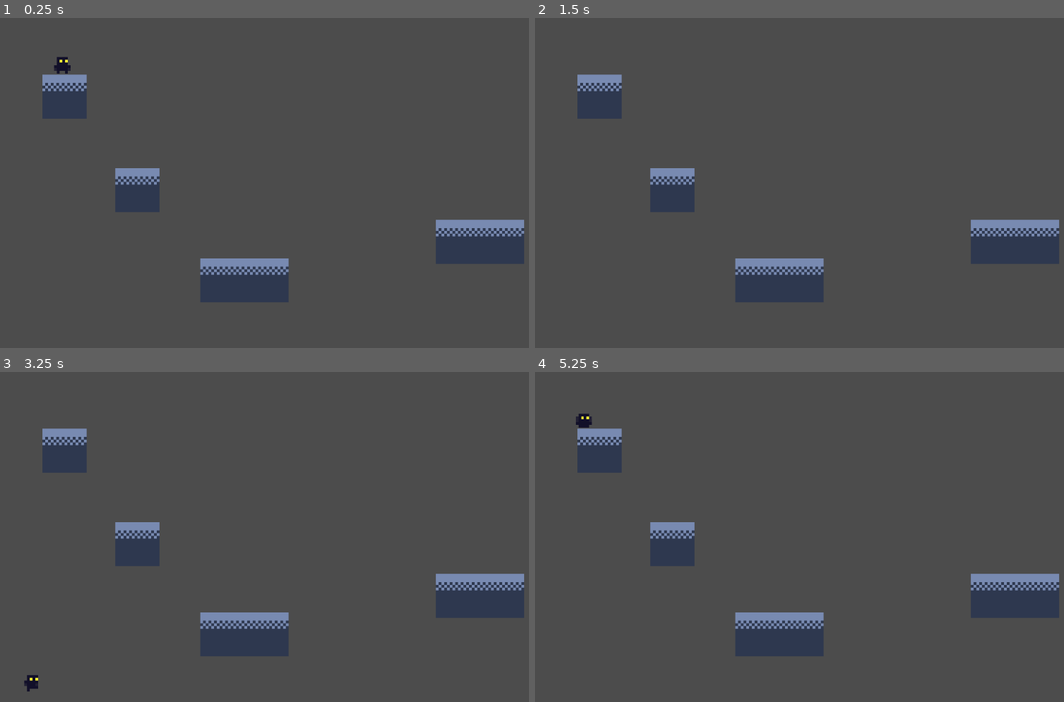
Above: before the commit, frames 1-4 (two rows, left to right).
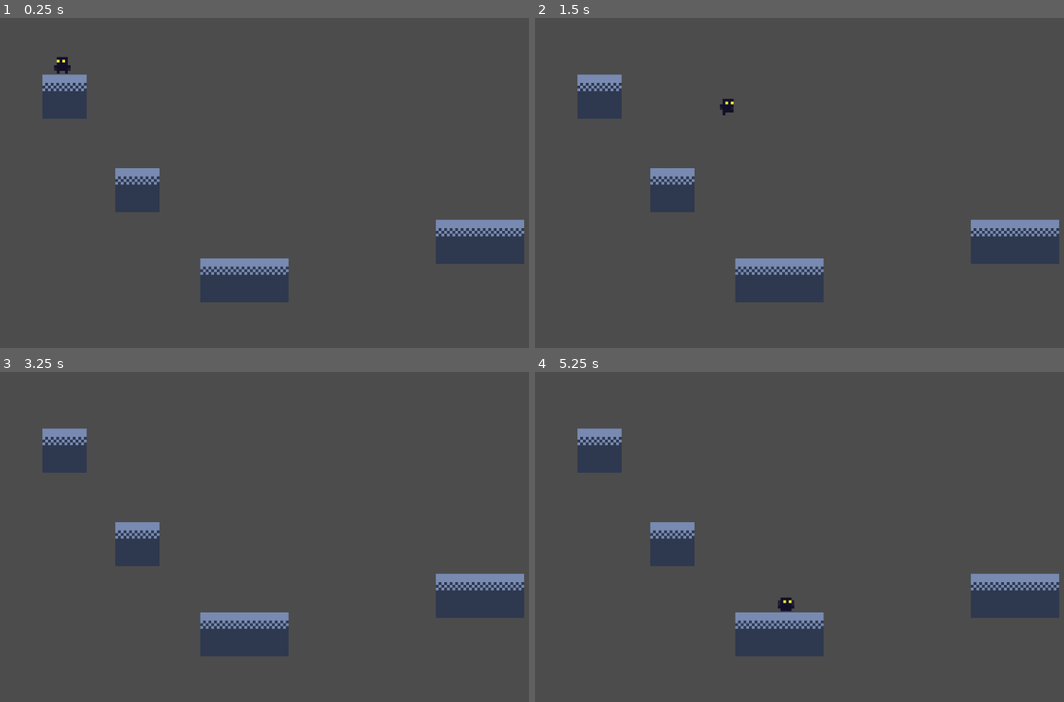
Above: after the commit, the same moments.

Repository: superbadgames/make_me_laugh
Game: Godot game, scene res://Boards/TestLand/TestLand.tscn
Same seed, same stepped clock (60 frames per second), same inputs: the game is played once before the commit and once after it.
Inputs:
- Up to frame 1 (0.25 s): no input
- Up to frame 2 (1.5 s): tap Enter at 0.5 s; hold Shift (p1_jump) 0.53-1.28 s; hold Right (p1_right) from 0.53 s (still down); tap Shift (p1_jump) at 1.35 s
- Up to frame 3 (3.25 s): tap Shift (p1_jump) at 1.52, 1.82, 2.85, 3.02 s; release Right (p1_right) at 2.03 s; hold Left (p1_left) 2.03-2.78 s; hold Shift (p1_jump) 2.03-2.78 s; hold Right (p1_right) from 2.78 s (still down)
- Up to frame 4 (5.25 s): tap Shift (p1_jump) at 3.32, 4.35, 4.52, 4.82 s; hold Shift (p1_jump) 3.53-4.28 s; release Right (p1_right) at 4.28 s; hold Left (p1_left) 4.28-5.03 s; hold Right (p1_right) from 5.03 s (still down); hold Shift (p1_jump) from 5.03 s (still down)

The runs differ from the first frame. In frame 1, less than 0.1% of the frame differs, in the area x 10-13%, y 12-14%; in frame 2, 0.1%; in frame 3, 0.1%; in frame 4, 0.2%, in the area x 7-49%, y 12-73%.

Commit message:
Milestone: A basic version of the player controller is working here. There is only one player still, but there is a test zone that the player can run around. If the player falls off a platform, they are reset back to the platform. This is a solid build.

Diff:
--- a/Boards/TestLand/TestLand.tscn
+++ b/Boards/TestLand/TestLand.tscn
@@ -1,11 +1,8 @@
-[gd_scene load_steps=5 format=2]
+[gd_scene load_steps=4 format=2]
 
 [ext_resource path="res://Components/Environment/Platforms/Neutral/Platform_Neutral_16x16.tscn" type="PackedScene" id=1]
 [ext_resource path="res://Components/Environment/Platforms/Neutral/Platform_Neutral_32x16.tscn" type="PackedScene" id=2]
 [ext_resource path="res://Entities/PlayerCharacters/First/First_Character.tscn" type="PackedScene" id=3]
-
-[sub_resource type="RectangleShape2D" id=1]
-extents = Vector2( 1571.37, 10 )
 
 [node name="TestLand" type="Node"]
 
@@ -30,11 +27,3 @@
 [node name="Platform_Neutral_32x19" parent="Platforms" instance=ExtResource( 2 )]
 position = Vector2( 870.071, 406.77 )
 scale = Vector2( 5, 5 )
-
-[node name="FallBorder" type="Area2D" parent="."]
-
-[node name="CollisionShape2D" type="CollisionShape2D" parent="FallBorder"]
-position = Vector2( 464.386, 660.712 )
-shape = SubResource( 1 )
-
-[connection signal="body_entered" from="FallBorder" to="First_Character" method="_on_FallBorder_body_entered"]
--- a/Components/Environment/Platforms/Neutral/Platform_Neutral_16x16.tscn
+++ b/Components/Environment/Platforms/Neutral/Platform_Neutral_16x16.tscn
@@ -1,6 +1,7 @@
-[gd_scene load_steps=3 format=2]
+[gd_scene load_steps=4 format=2]
 
 [ext_resource path="res://Components/Environment/Platforms/Neutral/platform_neutral.png" type="Texture" id=1]
+[ext_resource path="res://Components/Environment/Platforms/Platform_Utils/RestorePoint.tscn" type="PackedScene" id=2]
 
 [sub_resource type="RectangleShape2D" id=1]
 extents = Vector2( 8.91562, 8.41439 )
@@ -15,3 +16,5 @@
 texture = ExtResource( 1 )
 region_enabled = true
 region_rect = Rect2( 0, 0, 16, 16 )
+
+[node name="RestorePoint" parent="." instance=ExtResource( 2 )]
--- a/Components/Environment/Platforms/Neutral/Platform_Neutral_32x16.tscn
+++ b/Components/Environment/Platforms/Neutral/Platform_Neutral_32x16.tscn
@@ -1,6 +1,7 @@
-[gd_scene load_steps=3 format=2]
+[gd_scene load_steps=4 format=2]
 
 [ext_resource path="res://Components/Environment/Platforms/Neutral/platform_neutral.png" type="Texture" id=1]
+[ext_resource path="res://Components/Environment/Platforms/Platform_Utils/RestorePoint.tscn" type="PackedScene" id=2]
 
 [sub_resource type="RectangleShape2D" id=1]
 extents = Vector2( 16.5667, 8.26795 )
@@ -15,3 +16,5 @@
 texture = ExtResource( 1 )
 region_enabled = true
 region_rect = Rect2( 0, 0, 32, 16 )
+
+[node name="RestorePoint" parent="." instance=ExtResource( 2 )]
--- /dev/null
+++ b/Components/Environment/Platforms/Platform_Utils/PlatformRestorePoint.gd
@@ -0,0 +1,14 @@
+extends Area2D
+
+onready var restore_position : Vector2
+
+func _ready():
+	restore_position = global_position
+	restore_position.y -= 8
+	print("platform restore position is ", restore_position)
+
+
+func _on_Area2D_body_entered(body):
+	if body.has_method("set_restore_position"):
+		print("I am a player!")
+		body.set_restore_position(restore_position)
--- /dev/null
+++ b/Components/Environment/Platforms/Platform_Utils/RestorePoint.tscn
@@ -0,0 +1,15 @@
+[gd_scene load_steps=3 format=2]
+
+[ext_resource path="res://Components/Environment/Platforms/Platform_Utils/PlatformRestorePoint.gd" type="Script" id=1]
+
+[sub_resource type="RectangleShape2D" id=1]
+extents = Vector2( 5.7678, 8.88148 )
+
+[node name="RestorePoint" type="Area2D"]
+script = ExtResource( 1 )
+
+[node name="CollisionShape2D" type="CollisionShape2D" parent="."]
+position = Vector2( 0, -4.48985 )
+shape = SubResource( 1 )
+
+[connection signal="body_entered" from="." to="." method="_on_Area2D_body_entered"]
--- a/Entities/PlayerCharacters/First/First_Character.tscn
+++ b/Entities/PlayerCharacters/First/First_Character.tscn
@@ -33,7 +33,9 @@
 "speed": 5.0
 } ]
 
-[node name="First_Character" type="KinematicBody2D"]
+[node name="First_Character" type="KinematicBody2D" groups=[
+"players",
+]]
 script = ExtResource( 5 )
 
 [node name="CollisionShape2D" type="CollisionShape2D" parent="."]
@@ -42,5 +44,6 @@
 [node name="AnimatedSprite" type="AnimatedSprite" parent="."]
 position = Vector2( 0, -0.625 )
 frames = SubResource( 2 )
-animation = "jump_ready"
+animation = "idle"
+frame = 1
 playing = true
--- a/Entities/PlayerCharacters/Player_Character.gd
+++ b/Entities/PlayerCharacters/Player_Character.gd
@@ -2,51 +2,47 @@
 
 const UP : Vector2 = Vector2.UP
 const GRAVITY : float = 2.5
+const FAIL_PLANE : float = 1000.0
 const move_speed : float = 250.0
-const jump_power : float = 150.0
-const ledge_reset_mod : float = 1.0
+const jump_power : float = 50.0
+
 
 onready var animatedSprite = $AnimatedSprite
 
 var move_velocity : Vector2 = Vector2.ZERO
+var restore_position : Vector2 = position
 var can_jump : bool = true
-var last_platform_position : Vector2 = position
-var last_move_direction : Vector2 = move_velocity
 
 
 func _ready():
 	pass # Replace with function body.
 
 
-func _process(delta):
+func _physics_process(delta):
 	move()
 	apply_gravity()
+	check_for_fail()
 
 
 # For now, I am going to hard code everything as if this is player 1.
 # Later, I will need a way to determine which player you are. 1-4
 func move():
 	if Input.is_action_pressed("p1_right"):
-		print("move right")
 		move_velocity.x = Vector2.RIGHT.x
 		animatedSprite.play("walk")
 		animatedSprite.flip_h = false
-		last_move_direction = move_velocity
 	elif Input.is_action_pressed("p1_left"):
-		print("move left")
 		move_velocity.x = Vector2.LEFT.x
 		animatedSprite.play("walk")
 		animatedSprite.flip_h = true
-		last_move_direction = move_velocity
 	else:
 		move_velocity.x = Vector2.ZERO.x
 		animatedSprite.play("idle")
 
 	if Input.is_action_pressed("p1_jump") and can_jump:
-		print("jump held")
 		animatedSprite.play("jump_ready")
+
 	if Input.is_action_just_released("p1_jump") and can_jump:
-		print("jump release")
 		animatedSprite.play("jump_action")
 		move_velocity.y = -jump_power
 		can_jump = false
@@ -59,15 +55,18 @@
 	if not is_on_floor():
 		move_velocity.y = GRAVITY
 		can_jump = false
-	# on floor, maybe we jumped?
+	# on floor. For testing we can jump. This needs to change soon
 	else:
 		can_jump = true
-		last_platform_position = position
 
 
+func check_for_fail():
+	if position.y >= FAIL_PLANE:
+		print("You kind of died! Setting position to ", restore_position)
+		position = restore_position
+		print("position is now ", position)
 
-func _on_FallBorder_body_entered(body):
-	can_jump = true
-	print("move_velocity from _on_FallBoarder_body_entered", last_move_direction)
-	position = last_platform_position
-	position.x = last_move_direction.x * ledge_reset_mod
+
+func set_restore_position(restore_pos : Vector2):
+	print("restore position set to ", restore_pos)
+	restore_position = restore_pos
--- a/project.godot
+++ b/project.godot
@@ -40,7 +40,7 @@
 , Object(InputEventJoypadButton,"resource_local_to_scene":false,"resource_name":"","device":0,"button_index":0,"pressure":0.0,"pressed":false,"script":null)
  ]
 }
-Action={
+p1_action={
 "deadzone": 0.5,
 "events": [ Object(InputEventKey,"resource_local_to_scene":false,"resource_name":"","device":0,"alt":false,"shift":false,"control":false,"meta":false,"command":false,"pressed":false,"scancode":16777221,"unicode":0,"echo":false,"script":null)
 , Object(InputEventJoypadButton,"resource_local_to_scene":false,"resource_name":"","device":0,"button_index":1,"pressure":0.0,"pressed":false,"script":null)
